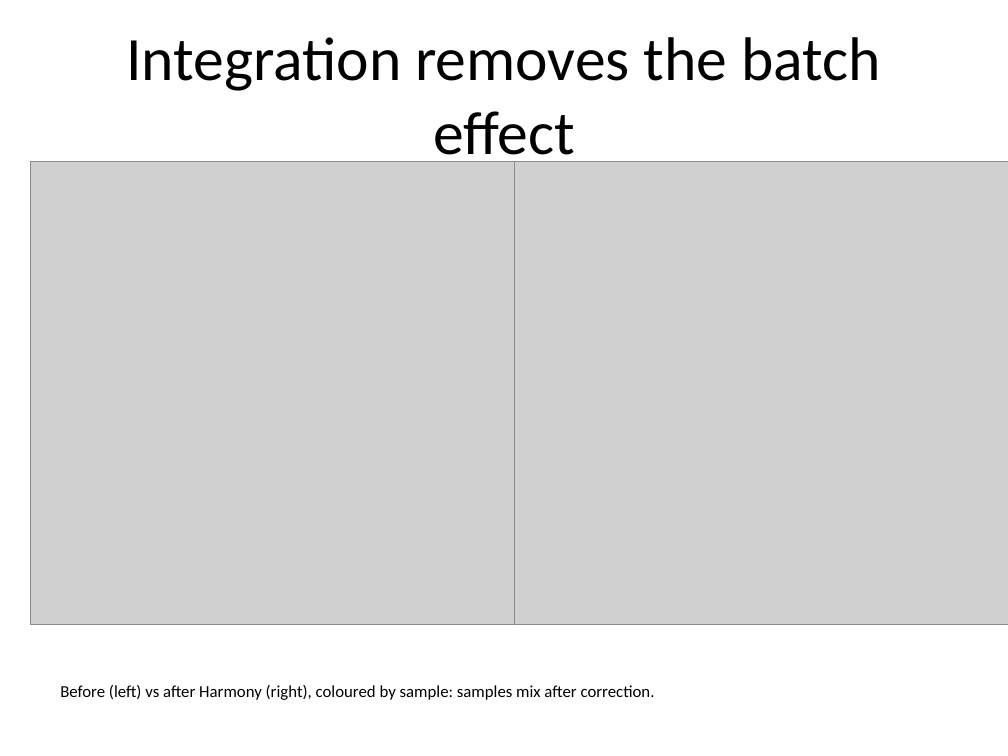
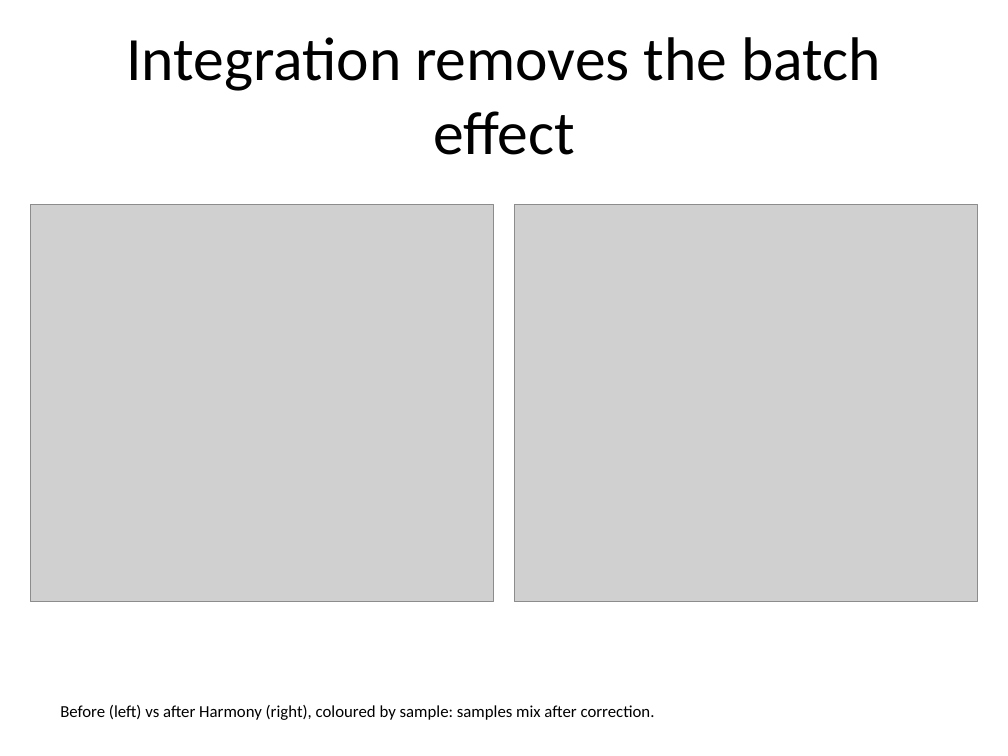
Before and after one commit to MegatronJeremy/ANOA-ANO, a slide deck: slide 5 of results/slides/GI_nanoplastic.pptx. Drawn at 1008x756 pixels with LibreOffice and Linux fonts; fonts in the diff are those of the drawing; grey boxes stand for pictures. Boxes give left, top, right and bottom in pixels: in the first picture for what was removed or moved away, otherwise in the second. Text is boxed around its words. In the diff, an @@ line names an element or a change of style, - is before the commit and + after.

Commit message:
fix: slide figures no longer overflow / overlap
_figure_slide sized pictures by height only, so landscape figures (violin
strips 3.75:1, mixture-additivity 5:1) rendered far wider than the slide and
spilled off the edge / overlapped in the two-up layout -- all 12 deck figures
overflowed.

New _place_fit scales each image to FIT its box by whichever dimension binds
(width or height), preserving aspect ratio, and centres it. Verified: 0
pictures exceed the 10x7.5in slide bounds. Deck rebuilt from the current
results/full/figures/ (also fixes the stale-figures issue).

```diff
--- a/results/slides/GI_nanoplastic.pptx
+++ b/results/slides/GI_nanoplastic.pptx
@@ picture: place and size @@
-picture at bbox=[30, 161, 572, 625]
+picture at bbox=[30, 205, 494, 602]
@@ picture: place and size @@
-picture at bbox=[514, 161, 1008, 625]
+picture at bbox=[514, 205, 978, 602]
@@ text "Before (left) vs after Harmony ...": place and size @@
-text "Before (left) vs after Harmony ..." at bbox=[60, 685, 655, 700]
+text "Before (left) vs after Harmony ..." at bbox=[60, 705, 655, 720]
```
Also in this commit, not shown: 5 other slides changed, 1 other file.
